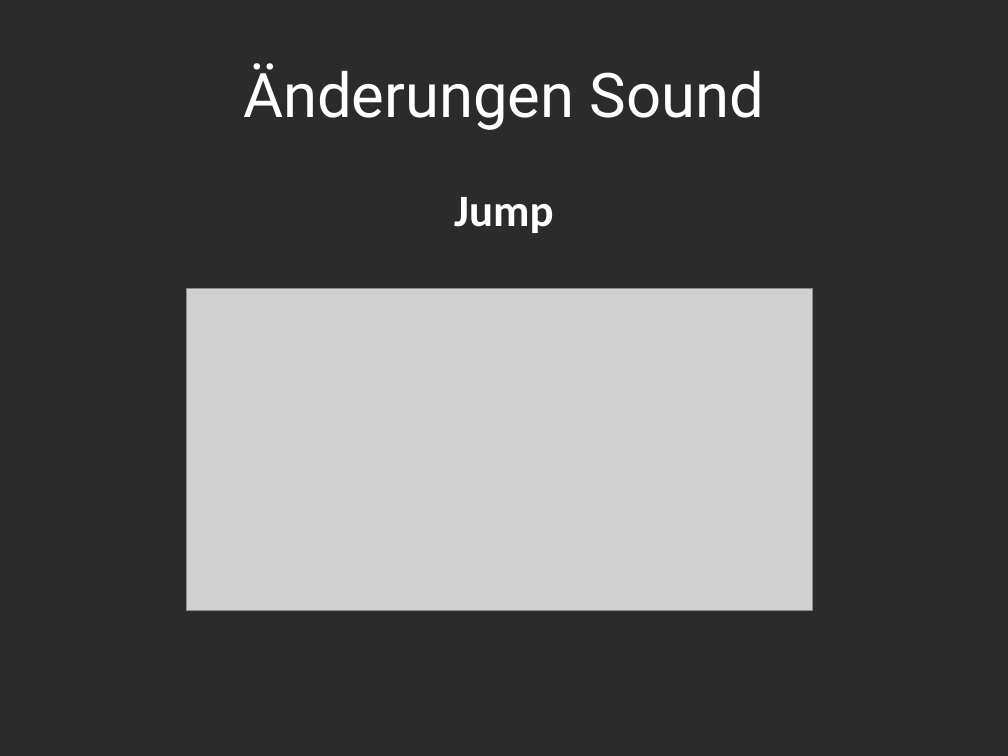
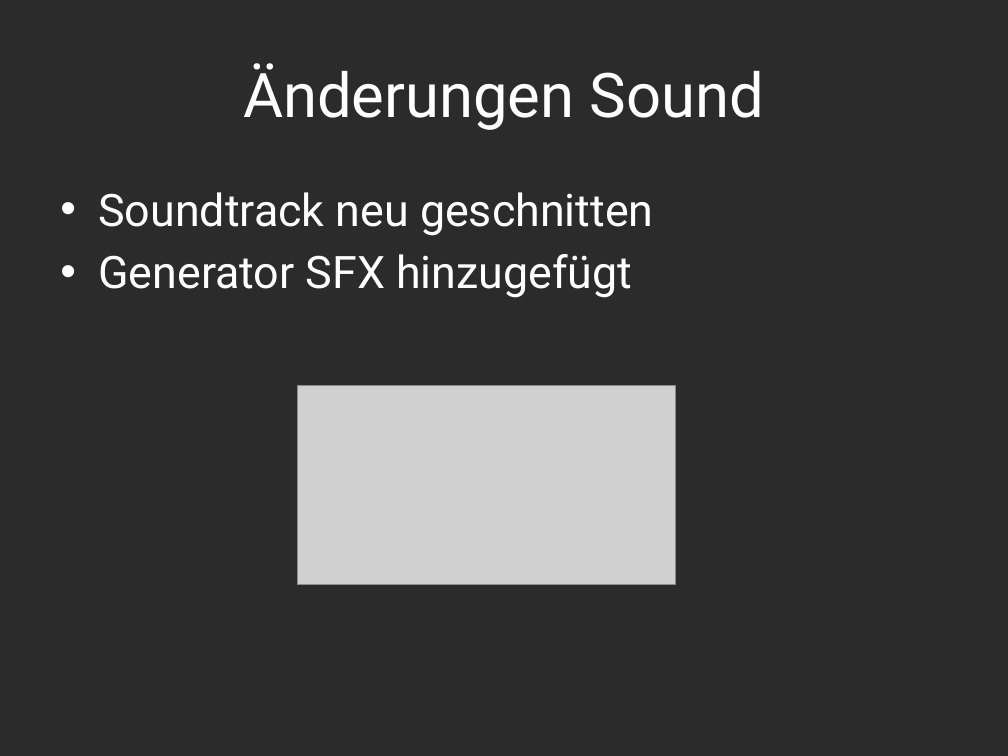
Before and after one commit to Assertores/HammerMan, a slide deck: slide 4 of Documentation/PowerPoint/HammerjaegerGate02.pptx (slide 5 before the commit). Drawn at 1008x756 pixels with LibreOffice and Linux fonts; fonts in the diff are those of the drawing; grey boxes stand for pictures; background and template pictures are left out; a plain dark background stands for a picture behind light text. Boxes give left, top, right and bottom in pixels: in the first picture for what was removed or moved away, otherwise in the second. Text is boxed around its words. In the diff, an @@ line names an element or a change of style, - is before the commit and + after.

```diff
--- a/Documentation/PowerPoint/HammerjaegerGate02.pptx
+++ b/Documentation/PowerPoint/HammerjaegerGate02.pptx
@@ text at box(98, 192, 654, 298): text changed; font Calibri to Roboto; bold off @@
-Jump
+• Soundtrack neu geschnitten
+• Generator SFX hinzugefügt
@@ picture removed at box(186, 288, 812, 611) @@
@@ picture added at box(297, 386, 675, 585) @@
```
Also in this commit, not shown: 1 other slide changed, 11 slides added, 7 slides removed.
